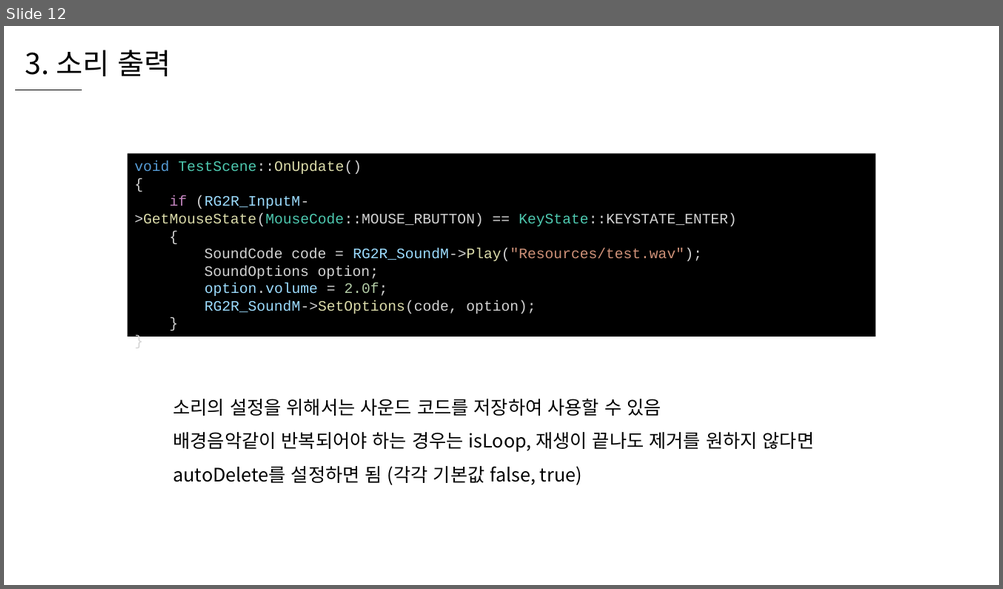
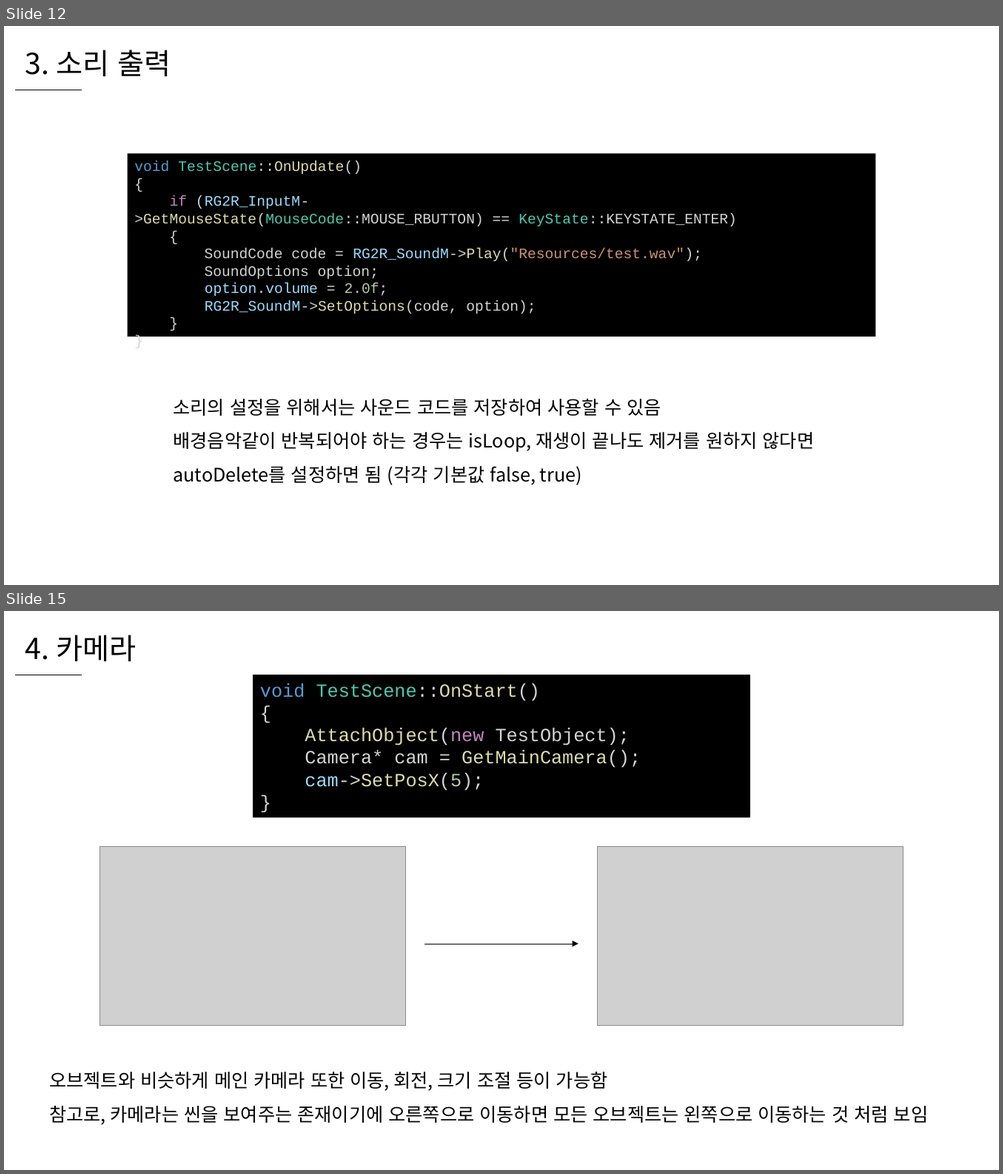
Before and after one commit to WooLyung/2021-RG-Lecture, a slide deck: 수업 자료/6 - RG 엔진 기초.pptx. Shown one above the other, each under a label of ours: slide 12 before the commit, slides 12 and 15 after it; the slides between them are not shown. The pictures are 1003x589 and 1003x1174 pixels, drawn with LibreOffice and Linux fonts; fonts in the diff are those of the drawing; grey boxes stand for pictures. Boxes give left, top, right and bottom in pixels: in the first picture for what was removed or moved away, otherwise in the second. Text is boxed around its words. In the diff, an @@ line names an element or a change of style, - is before the commit and + after.

```diff
--- a/수업 자료/6 - RG 엔진 기초.pptx
+++ b/수업 자료/6 - RG 엔진 기초.pptx
@@ slide 15 added at (4,611,999,1170), background #FFFFFF @@
@@ text added at (25,635,136,661), 28 pt, text #000000 @@
+4. 카메라
@@ line added from (14, 675) to (82, 675), #000000 0.5 pt @@
@@ rectangle added at (253,675,750,817), fill #000000, 18 pt, text #DCDCAA @@
+void TestScene::OnStart()
+{
+AttachObject(new TestObject);
+Camera* cam = GetMainCamera();
+cam->SetPosX(5);
+}
@@ picture added at (99,847,405,1026) @@
@@ picture added at (597,847,903,1026) @@
@@ arrow added from (425, 944) to (578, 944), #000000 0.5 pt @@
@@ text added at (49,1072,928,1125), 18 pt, text #000000 @@
+오브젝트와 비슷하게 메인 카메라 또한 이동, 회전, 크기 조절 등이 가능함
+참고로, 카메라는 씬을 보여주는 존재이기에 오른쪽으로 이동하면 모든 오브젝트는 왼쪽으로 이동하는 것 처럼 보임
```
Also in this commit, not shown: 1 slide changed, 2 other slides added.
